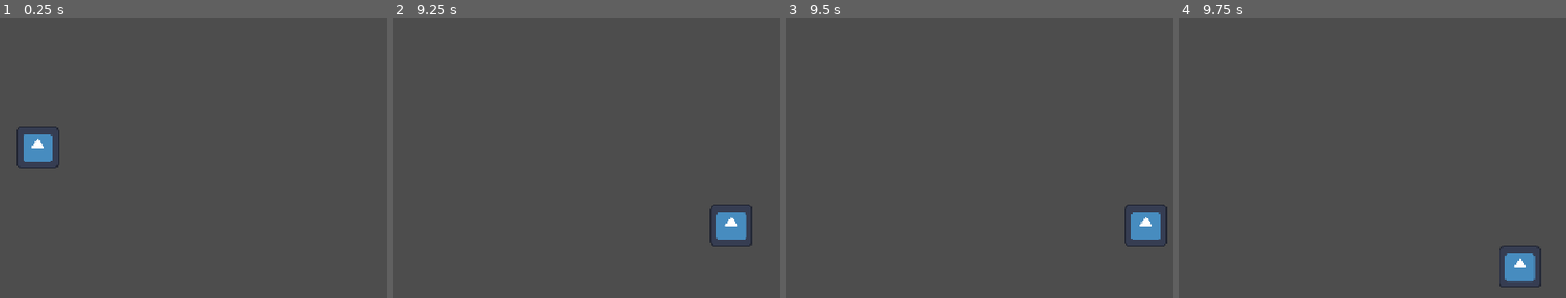
Above: before the commit, frames 1-4 (left to right).
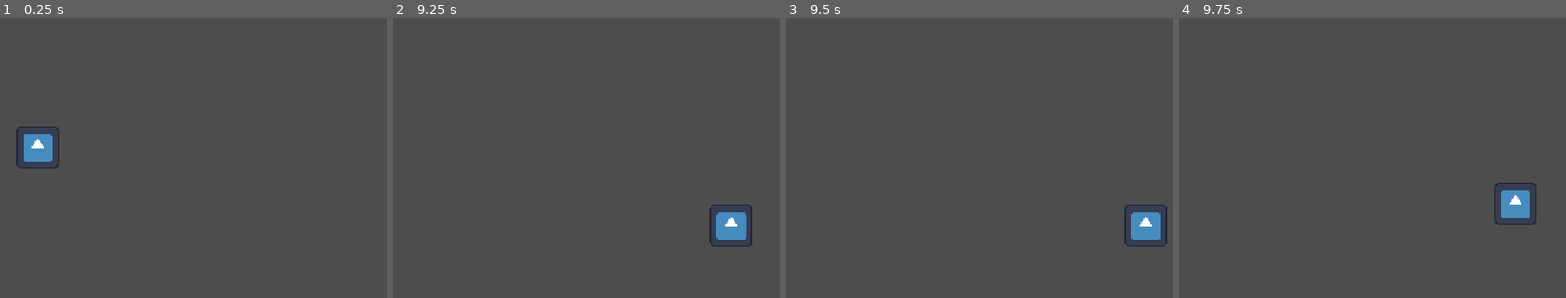
Above: after the commit, the same moments.

Repository: Maxington20/celeste-clone
Game: Godot game, scene res://scenes/levels/test_level.tscn
Two runs of this game, one before a commit and one after it. Both use one fixed random seed, a clock stepped at 60 frames per second and the inputs below. The project has no main scene, so this scene is started directly. The engine's default icon, where the game draws it, is replaced by a stand-in: a white triangle on a blue panel in a dark square.
Inputs:
- Up to frame 1 (0.25 s): no input
- Up to frame 2 (9.25 s): hold D (move_right) 0.53-2.03 s; tap Space (jump) at 0.6, 0.77, 1.07, 1.52, 1.55, 1.82, 2.1, 3.02, 3.05, 3.32, 3.6, 3.77, 4.07, 4.52, 4.55, 4.82, 5.1, 6.02, 6.05, 6.32, 6.6, 6.77, 7.07, 7.52, 7.55, 7.82, 8.1, 9.02, 9.05 s; tap Shift (dash) every 1.5 s from 1.35 to 8.85 s; hold A (move_left) 2.03-2.78 s; hold D (move_right) 2.78-4.28 s; hold A (move_left) 4.28-5.03 s; hold D (move_right) 5.03-5.78 s; hold A (move_left) 5.78-7.28 s; hold D (move_right) from 7.28 s (still down)
- Up to frame 3 (9.5 s): keep holding D (move_right); tap Space (jump) at 9.32 s
- Up to frame 4 (9.75 s): release D (move_right) at 9.53 s; hold A (move_left) from 9.53 s (still down); tap Space (jump) at 9.6 s

Frames 1-3 are identical in both runs. In frame 4, 1.9% of the frame differs, in the area x 81-94%, y 58-97%.

Commit message:
adjusted wall jump to have a coyote timer as well.

Diff:
--- a/scenes/player/player.gd
+++ b/scenes/player/player.gd
@@ -15,12 +15,15 @@
 const WALL_JUMP_PUSH := 300.0
 const TURN_ACCELERATION := 2000.0
 const DASH_SPEED := 1000.0
+const WALL_COYOTE_TIME := 0.1
 
 var coyote_timer := 0.0
 var jump_buffer_timer := 0.0
 var jump_cut := false
 var jump_released := false
 var air_dash_available := true
+var wall_coyote_timer := 0.0
+var last_wall_normal := Vector2.ZERO
 
 
 func _physics_process(delta: float) -> void:
@@ -37,6 +40,11 @@
 
 	if is_on_wall():
 		air_dash_available = true
+		wall_coyote_timer = WALL_COYOTE_TIME
+		last_wall_normal = get_wall_normal()
+
+	else:
+		wall_coyote_timer -= delta
 
 	if Input.is_action_just_pressed("dash") and air_dash_available and !is_on_floor():
 		var dash_direction := Input.get_axis("move_left", "move_right")
@@ -60,12 +68,11 @@
 
 
 	# Wall jump
-	if is_on_wall() and Input.is_action_just_pressed("jump"):
-		var wall_normal := get_wall_normal()
+	if wall_coyote_timer > 0 and Input.is_action_just_pressed("jump"):
+		velocity.y = JUMP_VELOCITY
+		velocity.x = last_wall_normal.x * WALL_JUMP_PUSH
 
-		velocity.y = JUMP_VELOCITY
-		velocity.x = wall_normal.x * WALL_JUMP_PUSH
-
+		wall_coyote_timer = 0
 		jump_buffer_timer = 0
 		jump_cut = false
 		jump_released = false
